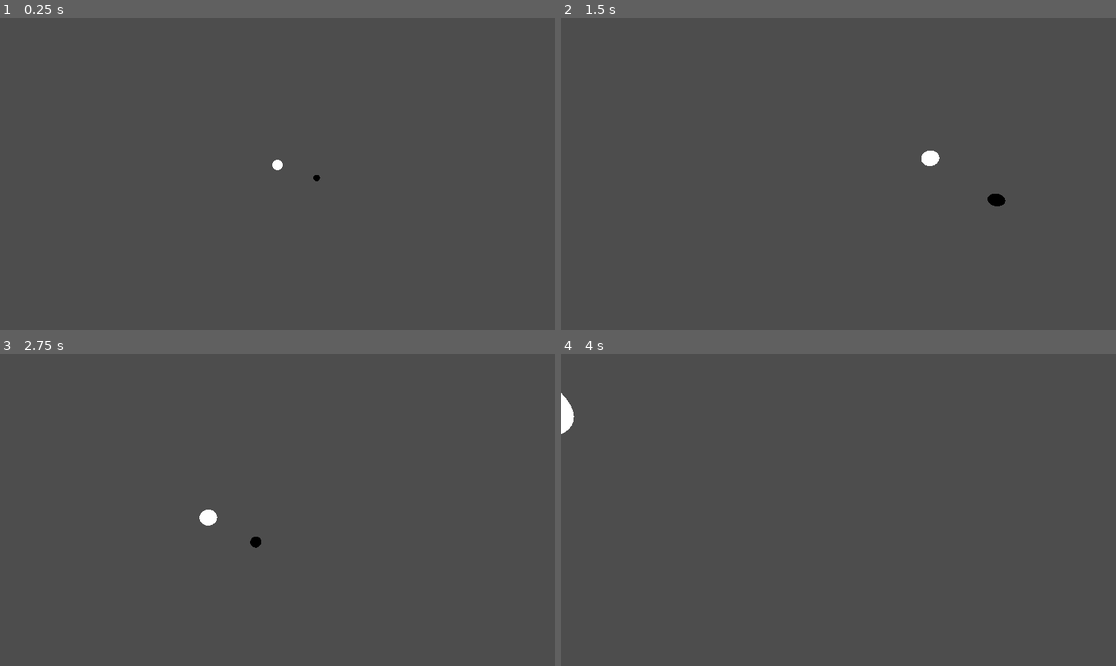
Above: before the commit, frames 1-4 (two rows, left to right).
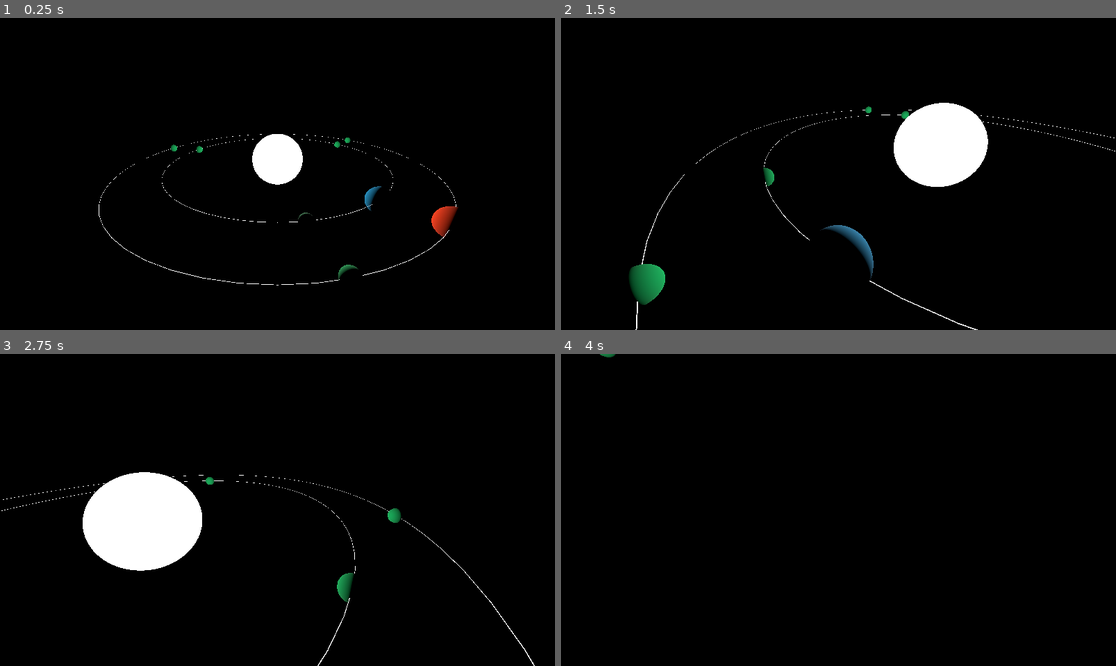
Above: after the commit, the same moments.

Repository: hecarson/crimson-hacks-2025
Game: Godot game, scene res://solar-system.tscn
The game is run twice, just before and just after one commit, with the same random seed, the same clock (stepped at 60 frames per second) and the same inputs.
Inputs (mouse positions are in pixels of both pictures, inside the frame that each line leads up to):
- Up to frame 1 (0.25 s): no input
- Up to frame 2 (1.5 s): tap Enter at 0.5 s; move the mouse to (866, 174) at 0.52 s; hold W (move_forward) 0.53-1.28 s; tap C at 0.6, 1.35 s; move the mouse to (727, 189) at 1.27 s; hold S (move_back) from 1.28 s (still down)
- Up to frame 3 (2.75 s): move the mouse to (288, 503) at 2.02 s; release S (move_back) at 2.03 s; hold W (move_forward) from 2.03 s (still down); tap C at 2.1 s
- Up to frame 4 (4 s): keep holding W (move_forward); move the mouse to (810, 572) at 2.77 s; tap C at 2.85, 3.6 s; move the mouse to (877, 513) at 3.52 s

The runs differ from the first frame. In frame 1, 100% of the frame differs, in the area x 0-100%, y 0-100%; in frame 2, 100%; in frame 3, 100%; in frame 4, 100%.

Commit message:
Add relays

Diff:
--- a/sim/project.godot
+++ b/sim/project.godot
@@ -14,6 +14,10 @@
 run/main_scene="uid://ryxkwgjwkxno"
 config/features=PackedStringArray("4.5", "GL Compatibility")
 config/icon="res://icon.svg"
+
+[display]
+
+window/size/mode=3
 
 [input]
 
--- a/sim/solar-system.tscn
+++ b/sim/solar-system.tscn
@@ -1,6 +1,10 @@
-[gd_scene load_steps=6 format=3 uid="uid://ryxkwgjwkxno"]
+[gd_scene load_steps=15 format=3 uid="uid://ryxkwgjwkxno"]
 
 [ext_resource type="Script" uid="uid://dey0wsf040u8" path="res://camera_3d.gd" id="1_2sow8"]
+[ext_resource type="Script" uid="uid://cefcfinxdbc5" path="res://solar_system.gd" id="1_cj0a0"]
+
+[sub_resource type="Environment" id="Environment_cj0a0"]
+background_mode = 1
 
 [sub_resource type="SphereMesh" id="SphereMesh_3p53v"]
 
@@ -12,19 +16,95 @@
 [sub_resource type="SphereMesh" id="SphereMesh_2sow8"]
 
 [sub_resource type="StandardMaterial3D" id="StandardMaterial3D_cj0a0"]
+albedo_color = Color(3.1766297e-06, 0.58976406, 0.7958438, 1)
+
+[sub_resource type="StandardMaterial3D" id="StandardMaterial3D_x5t0n"]
+albedo_color = Color(0.96781725, 0.22585306, 0, 1)
+
+[sub_resource type="TorusMesh" id="TorusMesh_cj0a0"]
+inner_radius = 6.0
+outer_radius = 6.01
+
+[sub_resource type="StandardMaterial3D" id="StandardMaterial3D_t1kf6"]
+shading_mode = 0
+
+[sub_resource type="StandardMaterial3D" id="StandardMaterial3D_3hygn"]
+shading_mode = 0
+
+[sub_resource type="TorusMesh" id="TorusMesh_2grus"]
+material = SubResource("StandardMaterial3D_3hygn")
+inner_radius = 8.0
+outer_radius = 8.01
+
+[sub_resource type="SphereMesh" id="SphereMesh_cj0a0"]
+
+[sub_resource type="StandardMaterial3D" id="StandardMaterial3D_2grus"]
+albedo_color = Color(2.3584068e-06, 0.65321803, 0.3306164, 1)
 
 [node name="solar system" type="Node3D"]
+script = ExtResource("1_cj0a0")
 
 [node name="Camera3D" type="Camera3D" parent="."]
-transform = Transform3D(0.70710677, -0.2740605, 0.6518366, 0, 0.9218363, 0.38757998, -0.70710677, -0.2740605, 0.6518366, 10, 5, 10)
-fov = 90.0
+transform = Transform3D(0.70710677, -0.2740605, 0.6518366, 0, 0.9218363, 0.38757998, -0.70710677, -0.2740605, 0.6518366, 7.485729, 3.5050225, 7.485729)
+environment = SubResource("Environment_cj0a0")
+fov = 80.0
 script = ExtResource("1_2sow8")
 
 [node name="sun" type="MeshInstance3D" parent="."]
+transform = Transform3D(3, 0, 0, 0, 3, 0, 0, 0, 3, 0, 0, 0)
 mesh = SubResource("SphereMesh_3p53v")
 surface_material_override/0 = SubResource("StandardMaterial3D_2sow8")
 
+[node name="OmniLight3D" type="OmniLight3D" parent="sun"]
+omni_range = 4096.0
+omni_attenuation = 0.0
+
 [node name="earth" type="MeshInstance3D" parent="."]
-transform = Transform3D(0.5, 0, 0, 0, 0.5, 0, 0, 0, 0.5, 4.31833, 0, 0)
+transform = Transform3D(1, 0, 0, 0, 1, 0, 0, 0, 1, 6, 0, 0)
 mesh = SubResource("SphereMesh_2sow8")
 surface_material_override/0 = SubResource("StandardMaterial3D_cj0a0")
+
+[node name="mars" type="MeshInstance3D" parent="."]
+transform = Transform3D(1, 0, 0, 0, 1, 0, 0, 0, 1, 8, 0, 0)
+mesh = SubResource("SphereMesh_2sow8")
+skeleton = NodePath("../earth")
+surface_material_override/0 = SubResource("StandardMaterial3D_x5t0n")
+
+[node name="earth-orbit" type="MeshInstance3D" parent="."]
+mesh = SubResource("TorusMesh_cj0a0")
+surface_material_override/0 = SubResource("StandardMaterial3D_t1kf6")
+
+[node name="mars-orbit" type="MeshInstance3D" parent="."]
+mesh = SubResource("TorusMesh_2grus")
+skeleton = NodePath("../earth-orbit")
+surface_material_override/0 = SubResource("StandardMaterial3D_t1kf6")
+
+[node name="relay1" type="MeshInstance3D" parent="."]
+transform = Transform3D(0.5, 0, 0, 0, 0.5, 0, 0, 0, 0.5, 0, 0, 0)
+mesh = SubResource("SphereMesh_cj0a0")
+surface_material_override/0 = SubResource("StandardMaterial3D_2grus")
+
+[node name="relay2" type="MeshInstance3D" parent="."]
+transform = Transform3D(0.5, 0, 0, 0, 0.5, 0, 0, 0, 0.5, 0, 0, 0)
+mesh = SubResource("SphereMesh_cj0a0")
+surface_material_override/0 = SubResource("StandardMaterial3D_2grus")
+
+[node name="relay3" type="MeshInstance3D" parent="."]
+transform = Transform3D(0.5, 0, 0, 0, 0.5, 0, 0, 0, 0.5, 0, 0, 0)
+mesh = SubResource("SphereMesh_cj0a0")
+surface_material_override/0 = SubResource("StandardMaterial3D_2grus")
+
+[node name="relay4" type="MeshInstance3D" parent="."]
+transform = Transform3D(0.5, 0, 0, 0, 0.5, 0, 0, 0, 0.5, 0, 0, 0)
+mesh = SubResource("SphereMesh_cj0a0")
+surface_material_override/0 = SubResource("StandardMaterial3D_2grus")
+
+[node name="relay5" type="MeshInstance3D" parent="."]
+transform = Transform3D(0.5, 0, 0, 0, 0.5, 0, 0, 0, 0.5, 0, 0, 0)
+mesh = SubResource("SphereMesh_cj0a0")
+surface_material_override/0 = SubResource("StandardMaterial3D_2grus")
+
+[node name="relay6" type="MeshInstance3D" parent="."]
+transform = Transform3D(0.5, 0, 0, 0, 0.5, 0, 0, 0, 0.5, 0, 0, 0)
+mesh = SubResource("SphereMesh_cj0a0")
+surface_material_override/0 = SubResource("StandardMaterial3D_2grus")
--- /dev/null
+++ b/sim/solar_system.gd
@@ -0,0 +1,51 @@
+extends Node3D
+
+var earth_angle = 0
+var earth_revol_rate = 0.5
+var mars_angle = 0
+var mars_revol_rate = 0.3
+var earth_rad = 6
+var mars_rad = 8
+
+var earth;
+var mars;
+var earth_relays = [];
+var mars_relays = [];
+
+# Called when the node enters the scene tree for the first time.
+func _ready() -> void:
+	earth = find_child("earth", true)
+	mars = find_child("mars", true)
+	for i in 3:
+		var earth_relay_name = "relay" + str(i + 1)
+		var mars_relay_name = "relay" + str(i + 4)
+		var earth_relay = find_child(earth_relay_name)
+		var mars_relay = find_child(mars_relay_name)
+		earth_relays.append(earth_relay)
+		mars_relays.append(mars_relay)
+
+# Called every frame. 'delta' is the elapsed time since the previous frame.
+func _process(delta: float) -> void:
+	earth.position.x = cos(earth_angle) * earth_rad
+	earth.position.z = sin(earth_angle) * earth_rad
+	mars.position.x = cos(mars_angle) * mars_rad
+	mars.position.z = sin(mars_angle) * mars_rad
+
+	for i in 3:
+		var earth_relay = earth_relays[i]
+		var mars_relay = mars_relays[i]
+		print(earth_relay)
+		print(mars_relay)
+		var earth_relay_angle = earth_angle + (PI / 6) + (PI / 3) * i * 2
+		var mars_relay_angle = mars_angle + (PI / 6) + (PI / 3) * i * 2
+		earth_relay.position.x = cos(earth_relay_angle) * earth_rad
+		earth_relay.position.z = sin(earth_relay_angle) * earth_rad
+		mars_relay.position.x = cos(mars_relay_angle) * mars_rad
+		mars_relay.position.z = sin(mars_relay_angle) * mars_rad
+
+	earth_angle += earth_revol_rate * delta
+	mars_angle += mars_revol_rate * delta
+	if earth_angle > PI * 2:
+		earth_angle -= PI * 2
+	if mars_angle > PI * 2:
+		mars_angle -= PI * 2
Not shown, added: sim/solar_system.gd.uid
